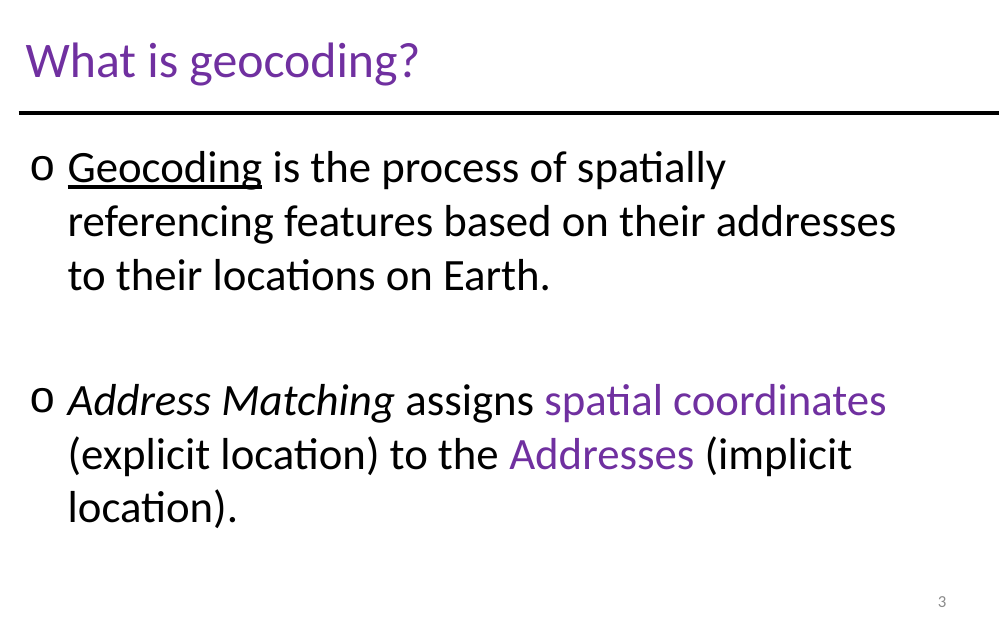
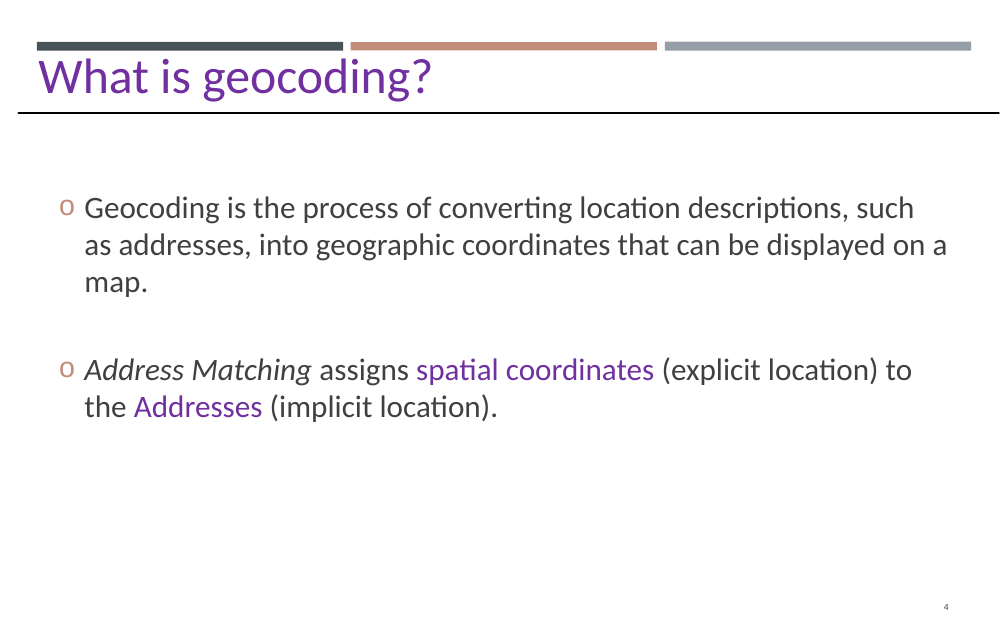
Before and after one commit to gisynw/GIS_I, a slide deck: slide 4 of docs/Lectures/Week12/Lecture12_GEOG2475_Geocoding.pptx (slide 3 before the commit). Drawn at 1008x630 pixels with LibreOffice and Linux fonts; fonts in the diff are those of the drawing. Boxes give left, top, right and bottom in pixels: in the first picture for what was removed or moved away, otherwise in the second. Text is boxed around its words. In the diff, an @@ line names an element or a change of style, - is before the commit and + after.

```diff
--- a/docs/Lectures/Week12/Lecture12_GEOG2475_Geocoding.pptx
+++ b/docs/Lectures/Week12/Lecture12_GEOG2475_Geocoding.pptx
@@ text "What is geocoding?": place and size @@
-text "What is geocoding?" at <box>26,42,420,86</box>
+text "What is geocoding?" at <box>38,58,433,102</box>
@@ rectangle added at <box>37,43,343,52</box>, fill #465359 @@
@@ rectangle added at <box>351,43,656,50</box>, fill #C18C78 @@
@@ rectangle added at <box>665,41,971,50</box>, fill #969FA7 @@
@@ text "Geocoding is the process of ...": place and size @@
-text "Geocoding is the process of ..." at <box>68,151,897,528</box>
+text "Geocoding is the process of ..." at <box>84,196,948,422</box>
@@ text "Geocoding is the process of ..." at <box>84,196,948,422</box>: vertical alignment top to middle @@
@@ text at <box>84,196,948,297</box>: text changed; size 28.8 to 20 pt; text colour #000000 to #404040 @@
-o Geocoding is the process of spatially referencing features based on their addresses to their locations on Earth.
+o Geocoding is the process of converting location descriptions, such as addresses, into geographic coordinates that can be displayed on a map.
@@ text at <box>84,357,913,422</box>: size 28.8 to 20 pt in "Address Matching assigns spatial coordinates (explicit locat ..."; text colour #000000 to #404040 in "Address Matching assigns (explicit location) to the ..."; indent changed; less space between paragraphs @@
@@ page number at <box>944,604,949,610</box>: text changed; size 10.8 to 6.1 pt; text colour #8C8C8C to #404040 @@
-3
+4
```
Also in this commit, not shown: 23 other slides changed, 3 slides added, 4 slides removed, 17 other files.
